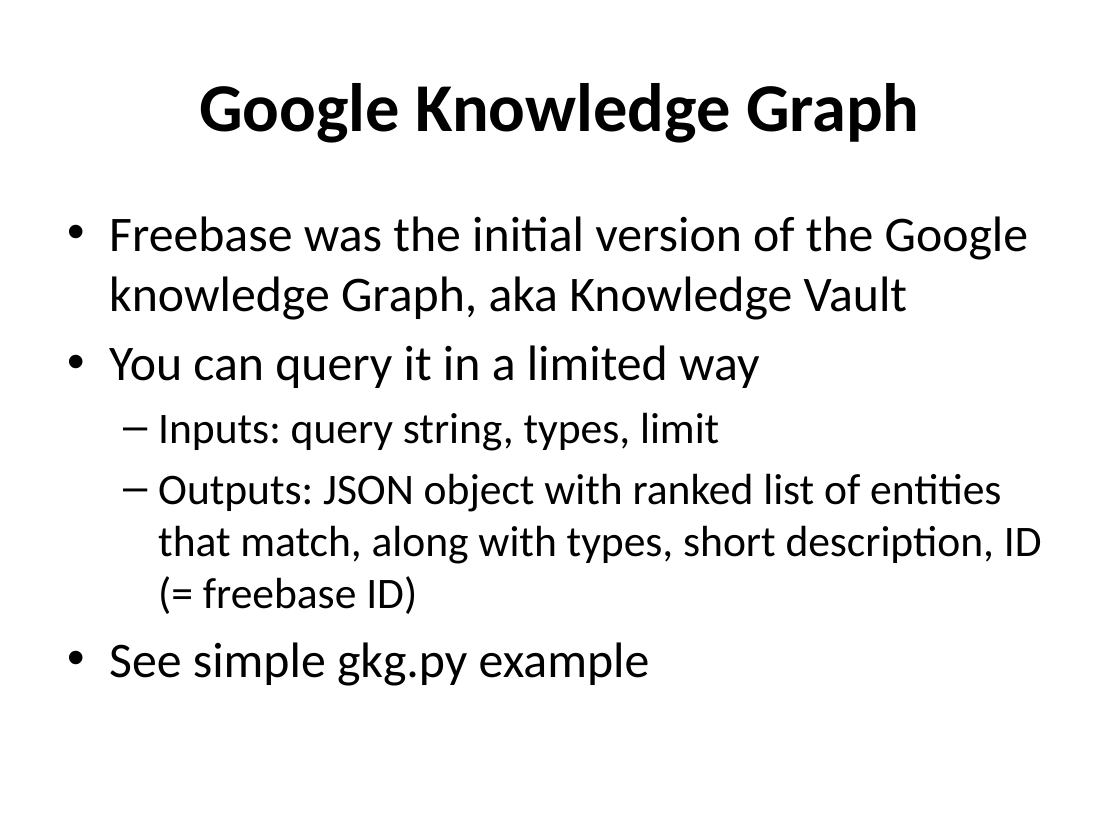
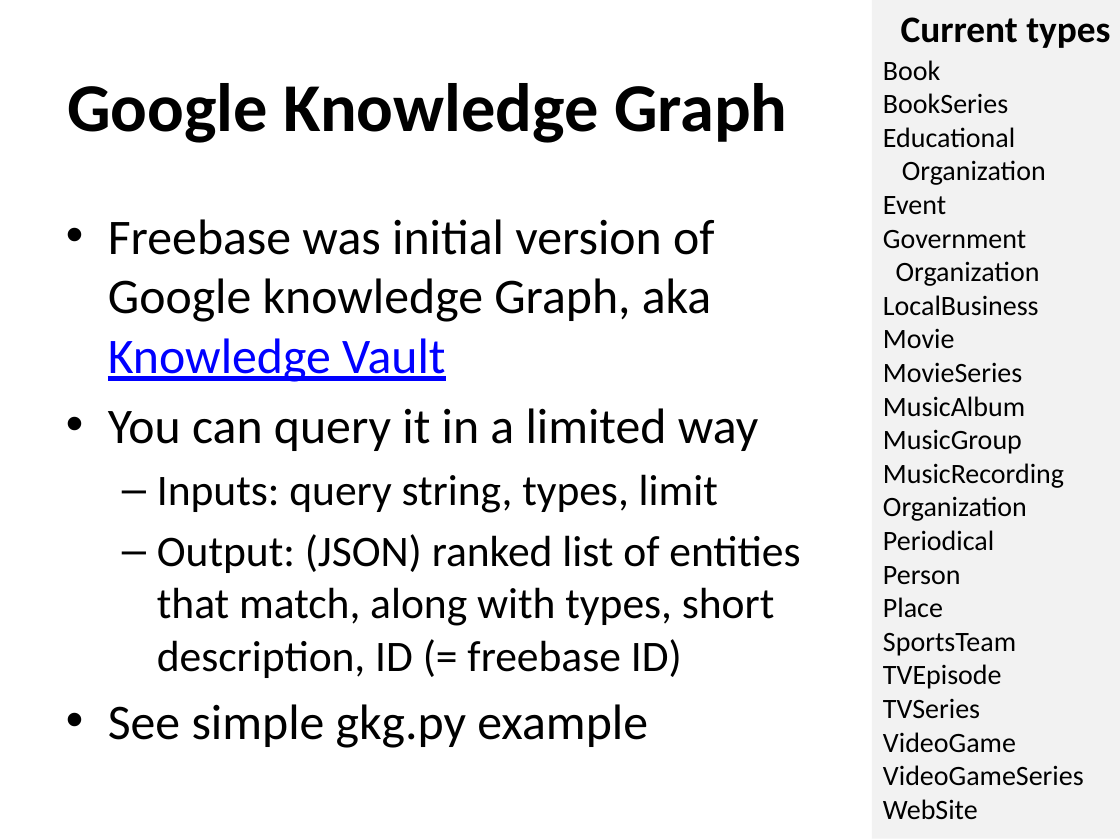
Before and after one commit to UMBC-CMSC-491-691-F19-Knowledge-Graphs/class_material, a slide deck: slide 7 of notes/24_wikidata/freebase.pptx. Drawn at 1120x840 pixels with LibreOffice and Linux fonts; fonts in the diff are those of the drawing. Boxes give left, top, right and bottom in pixels: in the first picture for what was removed or moved away, otherwise in the second. Text is boxed around its words. In the diff, an @@ line names an element or a change of style, - is before the commit and + after.

```diff
--- a/notes/24_wikidata/freebase.pptx
+++ b/notes/24_wikidata/freebase.pptx
@@ rectangle added at <box>872,0,1120,839</box>, fill #F2F2F2, 18 pt, text #000000 @@
+Current types
+Book
+BookSeries
+Educational
+Organization
+Event
+Government
+Organization
+LocalBusiness
+Movie
+MovieSeries
+MusicAlbum
+MusicGroup
+MusicRecording
+Organization
+Periodical
+Person
+Place
+SportsTeam
+TVEpisode
+TVSeries
+VideoGame
+VideoGameSeries
+WebSite
@@ title "Google Knowledge Graph" at <box>67,83,788,143</box>: alignment centre to left @@
@@ text at <box>108,219,714,382</box>: text changed @@
-• Freebase was the initial version of the Google knowledge Graph, aka Knowledge Vault
+• Freebase was initial version of Google knowledge Graph, aka Knowledge Vault
@@ text at <box>157,534,800,678</box>: text changed @@
-  – Outputs: JSON object with ranked list of entities that match, along with types, short description, ID (= freebase ID)
+  – Output: (JSON) ranked list of entities that match, along with types, short description, ID (= freebase ID)
```
Also in this commit, not shown: 6 other slides changed, 4 other files.
